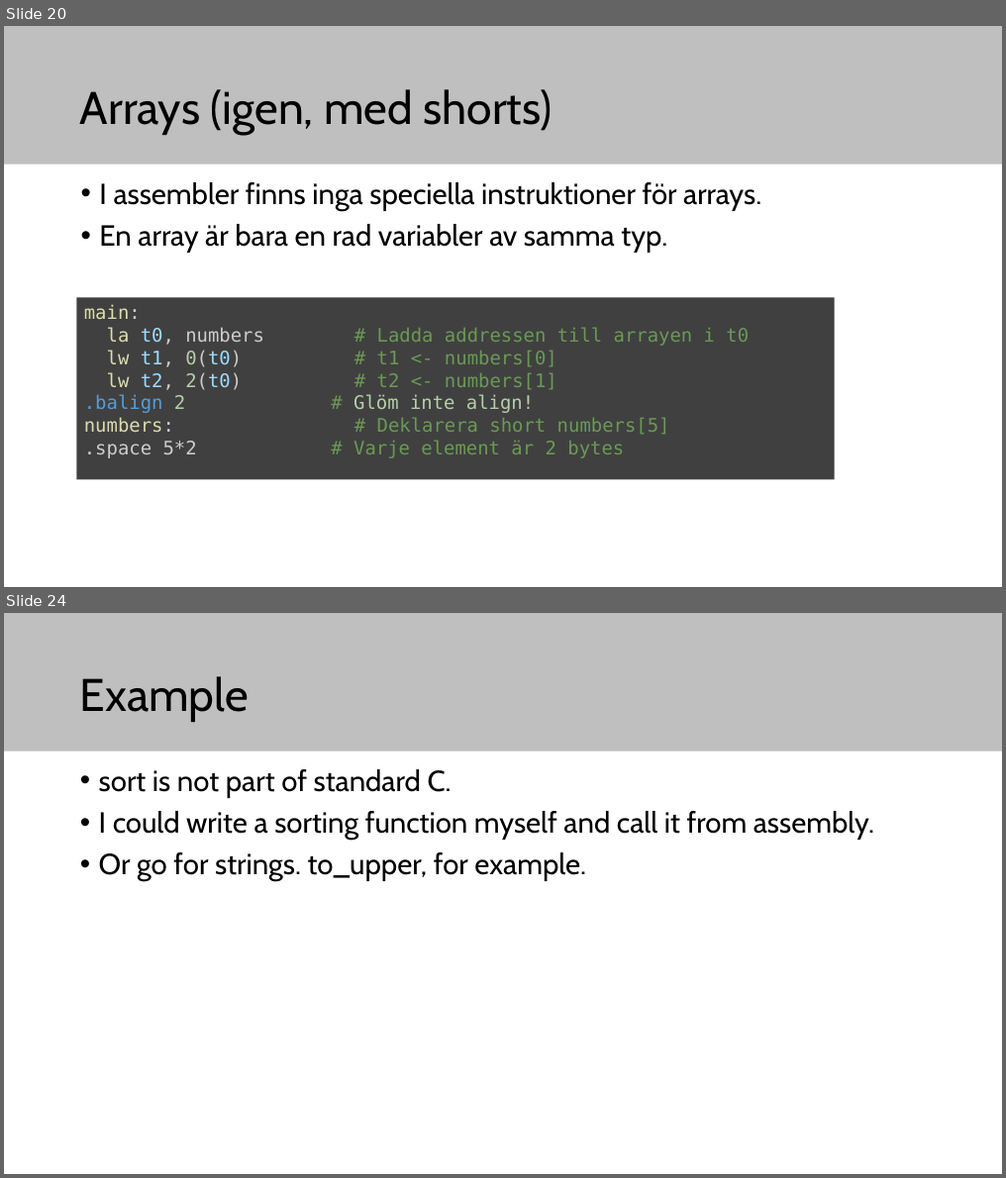
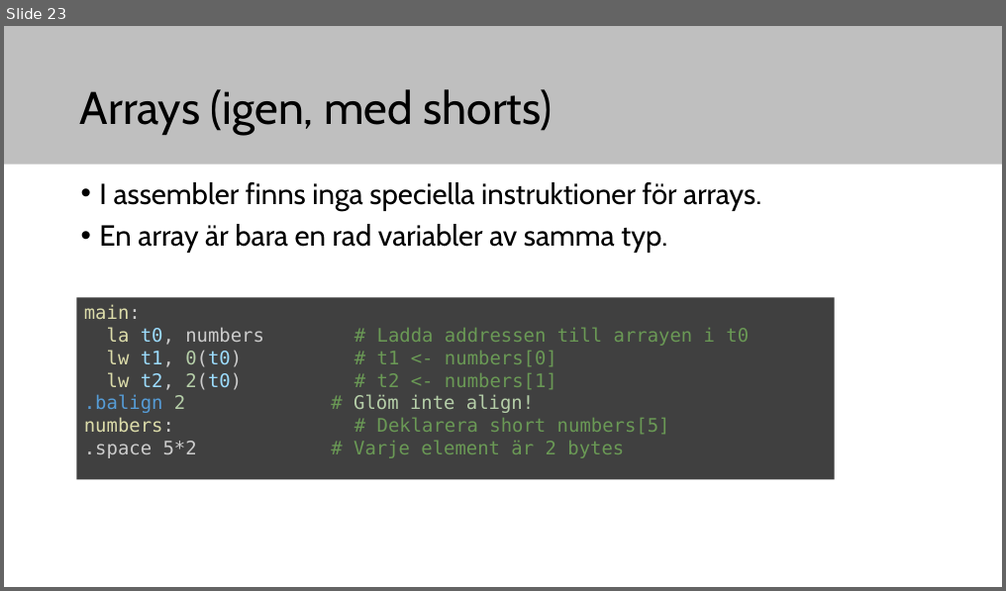
Before and after one commit to elias-at-chalmers/mop-lecture_notes-mirror, a slide deck: slides/lecture03-assembly2.pptx. Shown one above the other, each under a label of ours: slides 20 and 24 before the commit, slide 23 after it; the slides between them are not shown. The pictures are 1006x1178 and 1006x591 pixels, drawn with LibreOffice and Linux fonts; fonts in the diff are those of the drawing. Boxes give left, top, right and bottom in pixels: in the first picture for what was removed or moved away, otherwise in the second. Text is boxed around its words. In the diff, an @@ line names an element or a change of style, - is before the commit and + after.

Commit message:
Example02 print_string

```diff
--- a/slides/lecture03-assembly2.pptx
+++ b/slides/lecture03-assembly2.pptx
@@ slide 24 removed at [4, 613, 1002, 1174], background #FFFFFF; not listed: 1 template element that a slide beside it also shows @@
@@ title removed at [80, 676, 249, 722] @@
-Example
@@ text removed at [99, 769, 874, 881] @@
-• sort is not part of standard C.
-• I could write a sorting function myself and call it from assembly.
-• Or go for strings. to_upper, for example.
@@ what was slide 20 is now slide 23 @@
```
Also in this commit, not shown: 7 slides changed, 6 slides added, 3 other slides removed, 8 other files.
